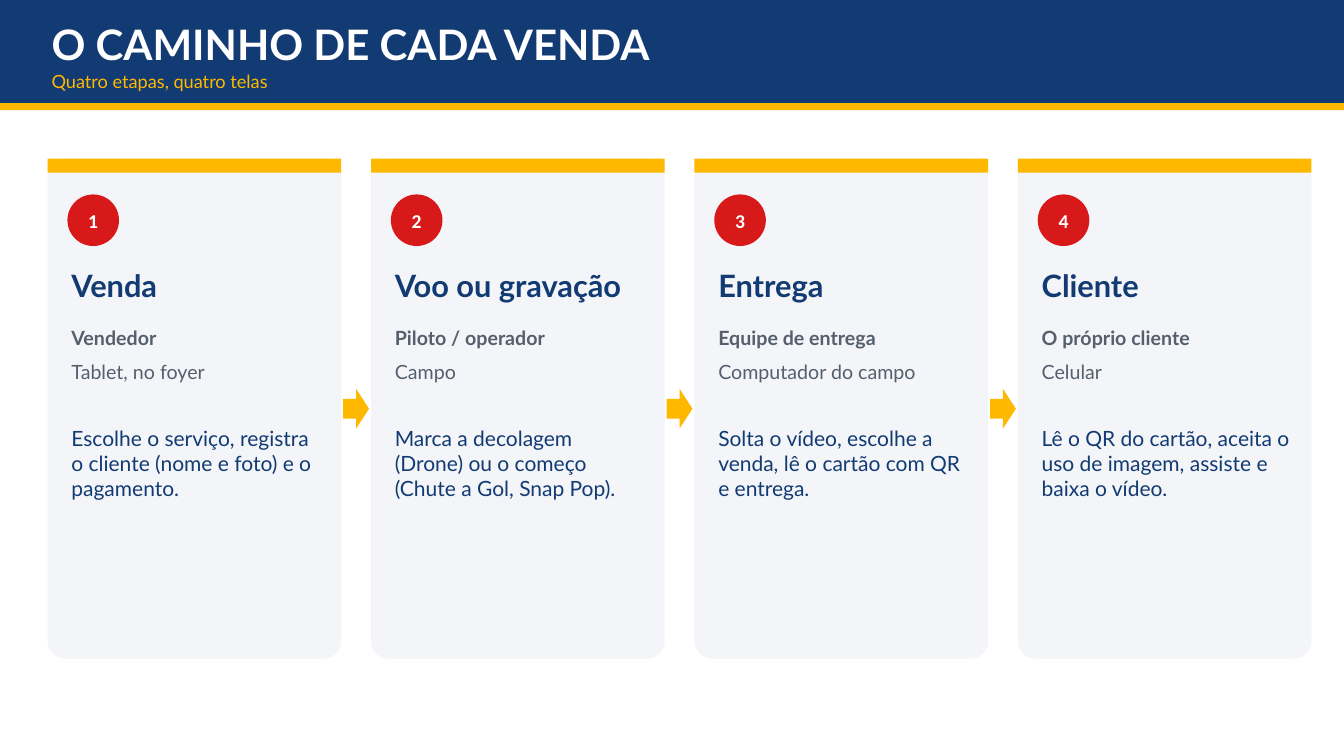
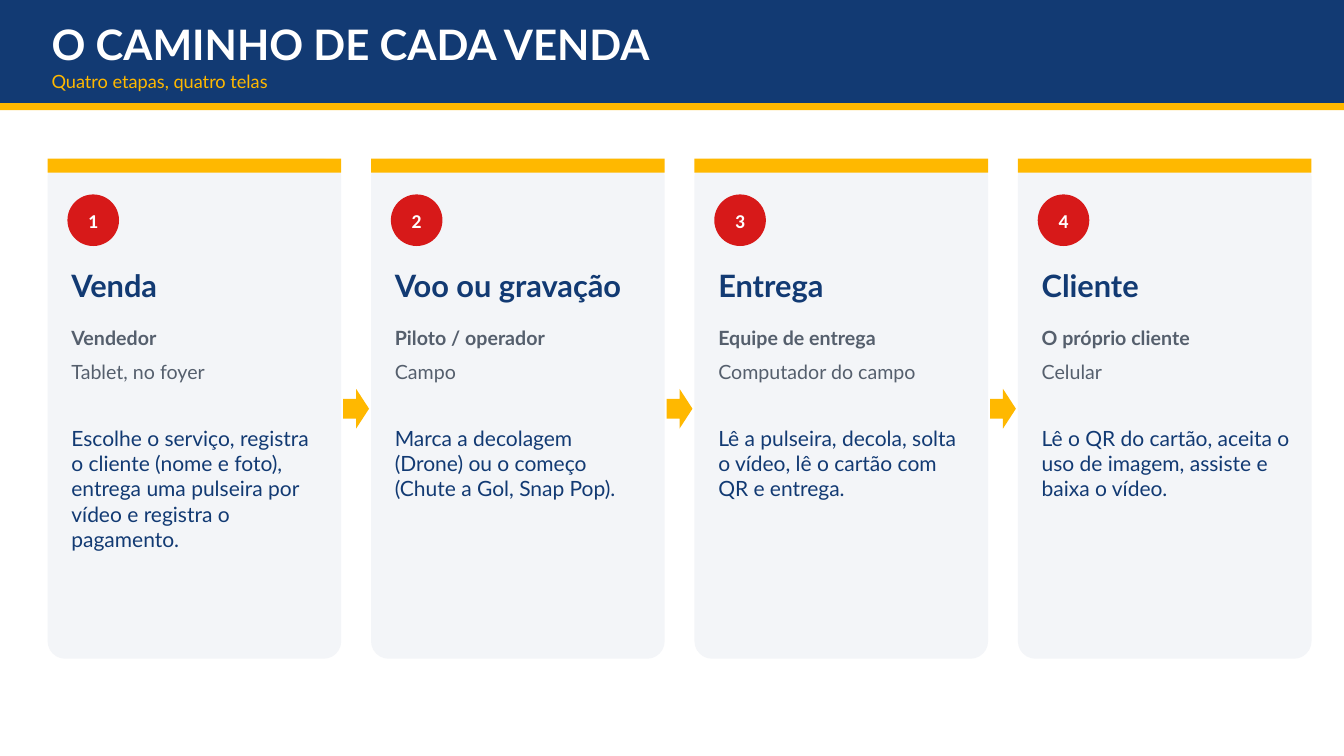
Before and after one commit to dudurezende10/eterna, a slide deck: slide 2 of docs/treinamento/entregaveis/Treinamento - Drone, Chute a Gol e Snap Pop - da venda a entrega.pptx. Drawn at 1344x756 pixels with LibreOffice and Linux fonts; fonts in the diff are those of the drawing. Boxes give left, top, right and bottom in pixels: in the first picture for what was removed or moved away, otherwise in the second. Text is boxed around its words. In the diff, an @@ line names an element or a change of style, - is before the commit and + after.

Commit message:
v99.25.1: escolha do voo não some na atualização da tela; manual e apresentação 1.2 (pulseira); NUVEM 9b corrigido (limpeza local dos vídeos)

```diff
--- a/docs/treinamento/entregaveis/Treinamento - Drone, Chute a Gol e Snap Pop - da venda a entrega.pptx
+++ b/docs/treinamento/entregaveis/Treinamento - Drone, Chute a Gol e Snap Pop - da venda a entrega.pptx
@@ text at box(71, 430, 309, 551): text changed @@
-Escolhe o serviço, registra o cliente (nome e foto) e o pagamento.
+Escolhe o serviço, registra o cliente (nome e foto), entrega uma pulseira por vídeo e registra o pagamento.
@@ text at box(718, 430, 956, 500): text changed @@
-Solta o vídeo, escolhe a venda, lê o cartão com QR e entrega.
+Lê a pulseira, decola, solta o vídeo, lê o cartão com QR e entrega.
```
Also in this commit, not shown: 14 other slides changed, 2 slides added, 1 slide removed, 36 other files.
